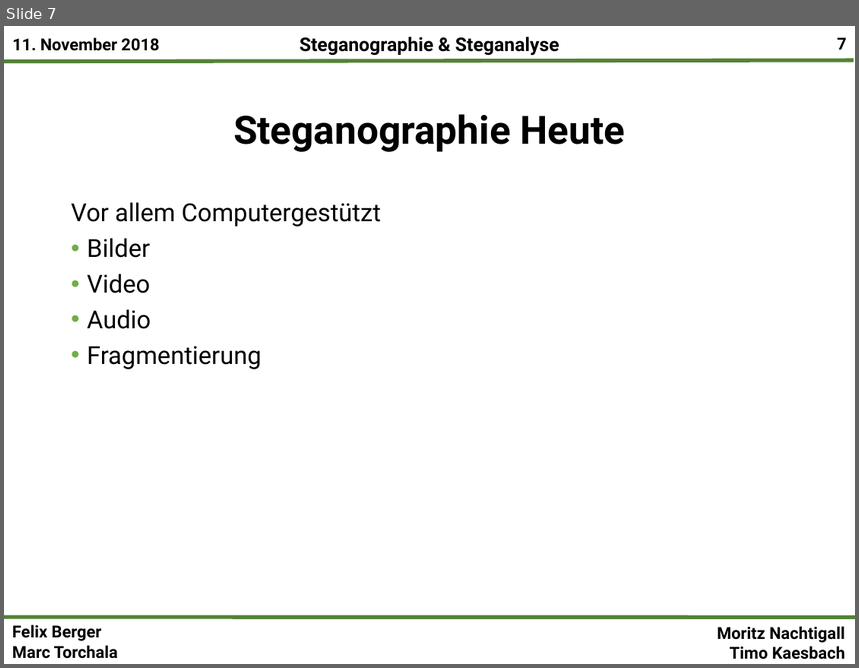
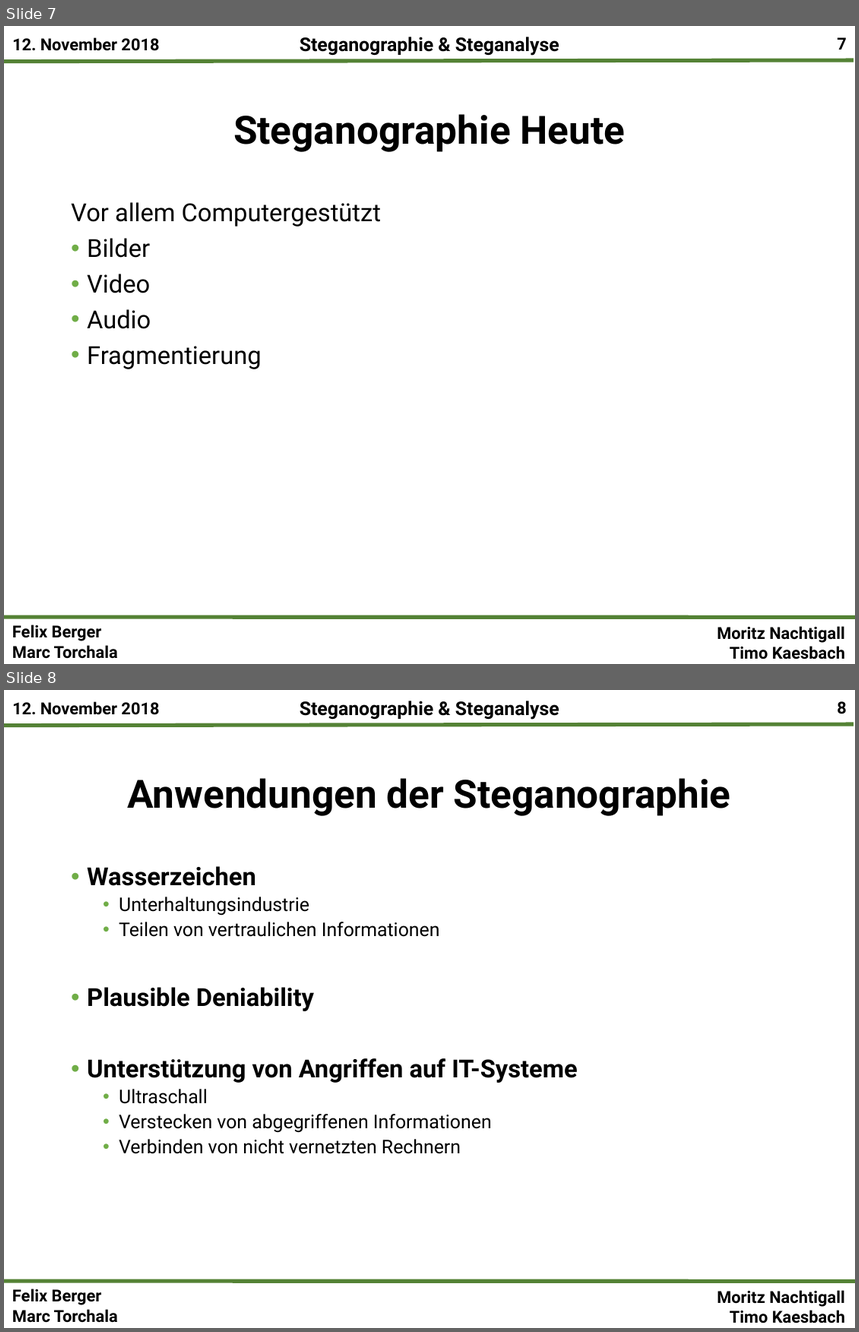
Before and after one commit to mtorchala/SteganographieSteganalyse, a slide deck: Präsentationen/Steganographie&Steganalyse_Gesamtpräsentation.pptx. Shown one above the other, each under a label of ours: slide 7 before the commit, slides 7 and 8 after it. The pictures are 859x668 and 859x1332 pixels, drawn with LibreOffice and Linux fonts; fonts in the diff are those of the drawing; background and template pictures are left out. Boxes give left, top, right and bottom in pixels: in the first picture for what was removed or moved away, otherwise in the second. Text is boxed around its words. In the diff, an @@ line names an element or a change of style, - is before the commit and + after.

```diff
--- a/Präsentationen/Steganographie&Steganalyse_Gesamtpräsentation.pptx
+++ b/Präsentationen/Steganographie&Steganalyse_Gesamtpräsentation.pptx
@@ slide 8 added at [4, 690, 855, 1328], background #FFFFFF; not listed: 7 template elements that a slide beside it also shows @@
@@ title added at [128, 778, 731, 816], 33 pt, text #000000, bold @@
+Anwendungen der Steganographie
@@ text added at [87, 866, 577, 1154], 16 pt, text #000000 @@
+• Wasserzeichen
+  • Unterhaltungsindustrie
+  • Teilen von vertraulichen Informationen
+• Plausible Deniability
+• Unterstützung von Angriffen auf IT-Systeme
+  • Ultraschall
+  • Verstecken von abgegriffenen Informationen
+  • Verbinden von nicht vernetzten Rechnern
@@ slide 7 changed as well @@
@@ text at [12, 37, 159, 51]: text changed @@
-11. November 2018
+12. November 2018
```
Also in this commit, not shown: 15 other slides changed, 3 other slides added, 1 other file.
